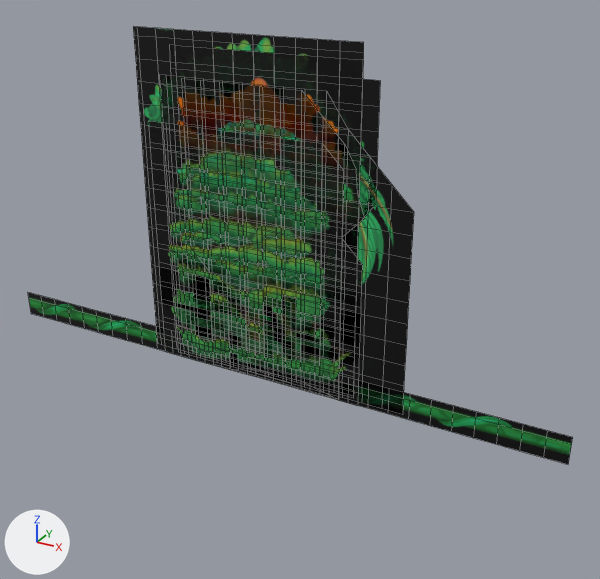
The FBX model Assets/Meshes/Environment/Tree_Planes.fbx, before and after one commit.
Camera for both pictures: a 50 mm lens placed at (12.7, -20.11, 13.07), pointed at (1.16, 0.86, 2.58). The axes (+X, +Y, +Z) are drawn at lower left. The lights are the same throughout. Mesh edges are drawn as thin lines. Where no turn or scale is listed for an object, it has been applied to the vertices.

In view in the first picture: 'Tree01', 'Tree02', 'Tree03', 'Tree04', 'Tree05', 'Tree06', 'Tree07', 'Tree08'.
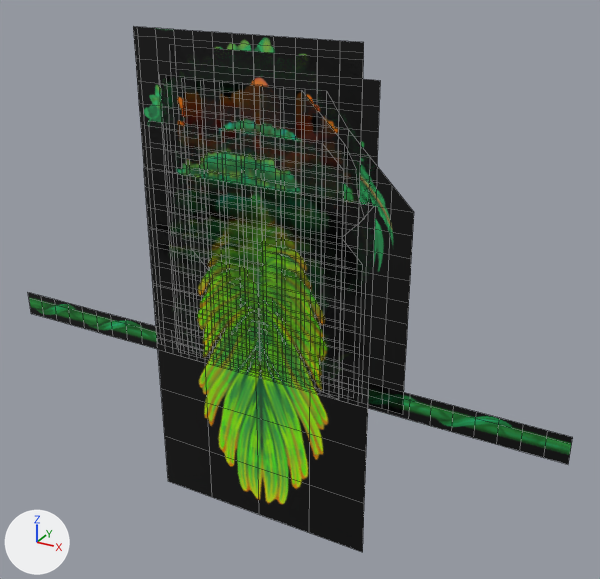
Boxes (x1, y1, x2, y2) around the edits, measured in the pictures (600 x 579 px):
'PalmLeaf', added
    after: (144, 169, 376, 552)
'Tree08', surface changed
    both: (152, 125, 363, 406)
'Tree05', surface changed
    both: (144, 75, 376, 398)
'Tree06', surface changed, reshaped (6% shorter)
    before: (169, 45, 364, 396)
    after: (169, 45, 364, 374)
'Tree04', surface changed
    both: (168, 86, 379, 406)
'Tree07', surface changed
    both: (184, 86, 365, 397)
'Tree03', surface changed
    both: (220, 294, 292, 382)
'Tree02', surface changed
    both: (221, 290, 292, 377)
part 1 of me_mesh_002, deleted
    before: (277, 260, 357, 396)

Patch to the scene script:
```diff
--- a/Assets/Meshes/Environment/Tree_Planes.fbx.py
+++ b/Assets/Meshes/Environment/Tree_Planes.fbx.py
@@ img_treeatlas_bc2_png @@
+img_treeatlas_bc2_png = load_image('TreeAtlas_BC2.png', '../../Materials/Alphas/TreeAtlas_BC2.png', 2048, 2048, 'sRGB')
@@ mat_material__36 @@
 mat_material__36 = principled_material('Material #36')
-mat_material__36.texture = img_treeatlas_bc_png
+mat_material__36.texture = img_treeatlas_bc2_png
 mat_material__36.roughness = 0.0
@@ me_mesh_002 @@
 # used by ob_tree06; location = (0.0, 0.0, 0.0)
-me_mesh_002.from_pydata(...)  # 176 vertices, 150 faces; spans x -2.71..3.51, y 0.0, z -0.13..9.87
+me_mesh_002.from_pydata(...)  # 152 vertices, 126 faces; spans x -2.71..3.51, y 0.0, z -0.13..9.87
+# me_mesh_002 part 1
+# 24 vertices are removed from x 1.51..3.51, y 0.0, z -0.13..3.2
+# 24 faces are deleted
 me_mesh_002.materials.append(mat_material__36)
@@ me_mesh_008 @@
+me_mesh_008.from_pydata(...)  # 35 vertices, 24 faces; spans x -4.0..4.0, y 0.0, z -6.0..6.0
+me_mesh_008.materials.append(mat_material__36)  # picture img_treeatlas_bc2_png
@@ ob_palmleaf @@
+ob_palmleaf = bpy.data.objects.new('PalmLeaf', me_mesh_008)
+ob_palmleaf.location = (0.0, 0.0, 0.0)
```
